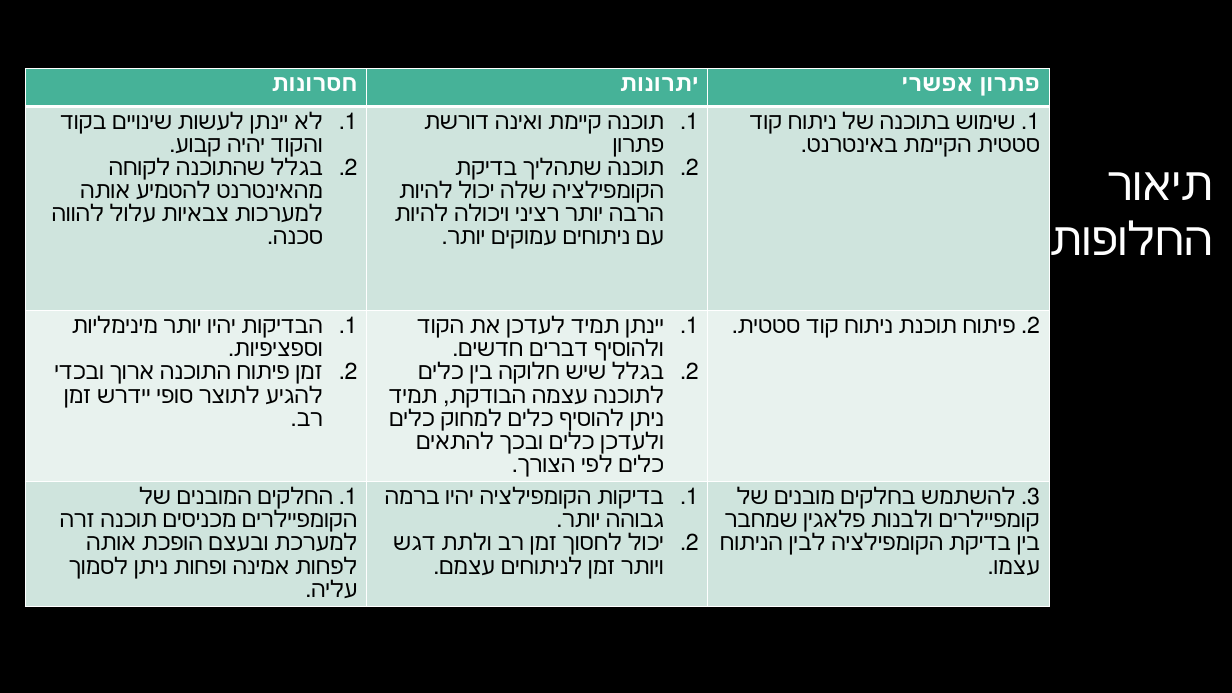
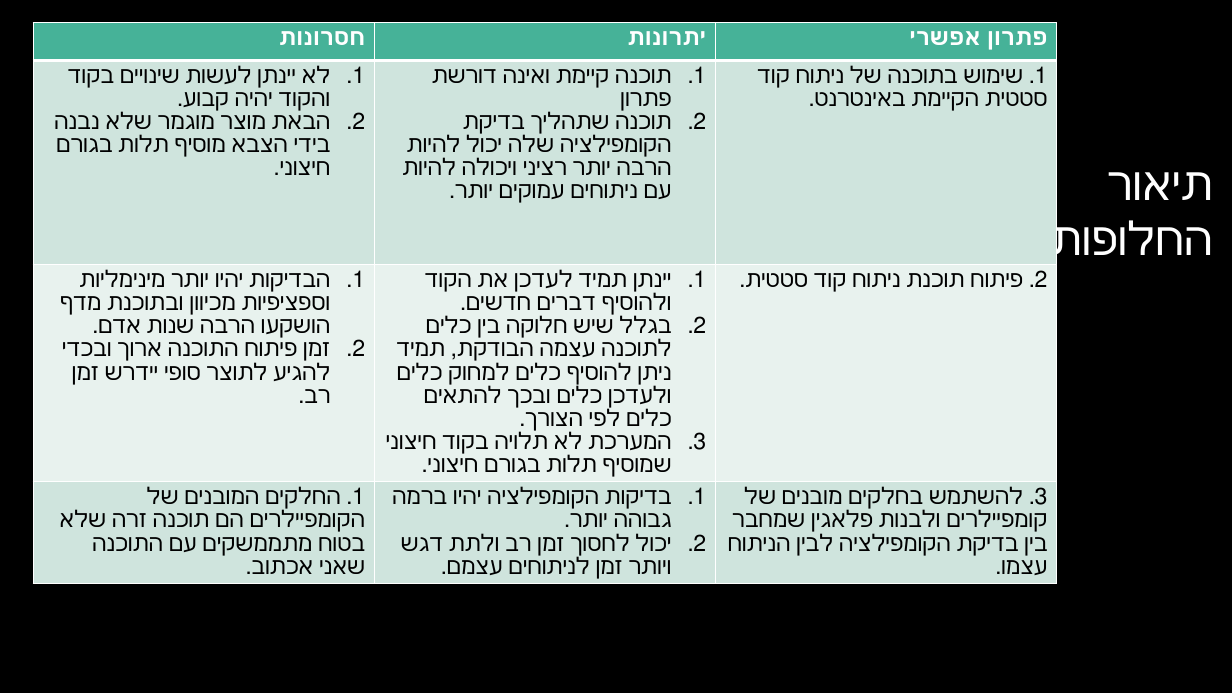
Before and after one commit to shenhavmor10/ShenhavProjNew, a slide deck: slide 8 of shenhavArmyNew/Word/פרויקט גמר.pptx (slide 6 before the commit). Drawn at 1232x693 pixels with LibreOffice and Linux fonts; fonts in the diff are those of the drawing; background and template pictures are left out. Boxes give left, top, right and bottom in pixels: in the first picture for what was removed or moved away, otherwise in the second. Text is boxed around its words. In the diff, an @@ line names an element or a change of style, - is before the commit and + after.

Commit message:
powerpoint

```diff
--- a/shenhavArmyNew/Word/פרויקט גמר.pptx
+++ b/shenhavArmyNew/Word/פרויקט גמר.pptx
@@ table at (33, 23, 1056, 671) @@
-row 2, column 1: לא יינתן לעשות שינויים בקוד והקוד יהיה קבוע. / בגלל שהתוכנה לקוחה מהאינטרנט להטמיע אותה למערכות צבאיות עלול להווה סכנה.
+row 2, column 1: לא יינתן לעשות שינויים בקוד והקוד יהיה קבוע. / הבאת מוצר מוגמר שלא נבנה בידי הצבא מוסיף תלות בגורם חיצוני.
-row 3, column 1: הבדיקות יהיו יותר מינימליות וספציפיות. / זמן פיתוח התוכנה ארוך ובכדי להגיע לתוצר סופי יידרש זמן רב.
+row 3, column 1: הבדיקות יהיו יותר מינימליות וספציפיות מכיוון ובתוכנת מדף הושקעו הרבה שנות אדם. / זמן פיתוח התוכנה ארוך ובכדי להגיע לתוצר סופי יידרש זמן רב.
-row 3, column 2: יינתן תמיד לעדכן את הקוד ולהוסיף דברים חדשים. / בגלל שיש חלוקה בין כלים לתוכנה עצמה הבודקת, תמיד ניתן להוסיף כלים למחוק כלים ולעדכן כלים ובכך להתאים כלים לפי הצורך.
+row 3, column 2: יינתן תמיד לעדכן את הקוד ולהוסיף דברים חדשים. / בגלל שיש חלוקה בין כלים לתוכנה עצמה הבודקת, תמיד ניתן להוסיף כלים למחוק כלים ולעדכן כלים ובכך להתאים כלים לפי הצורך. / המערכת לא תלויה בקוד חיצוני שמוסיף תלות בגורם חיצוני.
-row 4, column 1: 1. החלקים המובנים של הקומפיילרים מכניסים תוכנה זרה למערכת ובעצם הופכת אותה לפחות אמינה ופחות ניתן לסמוך עליה.
+row 4, column 1: 1. החלקים המובנים של הקומפיילרים הם תוכנה זרה שלא בטוח מתממשקים עם התוכנה שאני אכתוב.
@@ table: place and size @@
-table at (26, 69, 1049, 662)
+table at (33, 23, 1056, 671)
```
Also in this commit, not shown: 10 other slides changed, 4 slides added.
